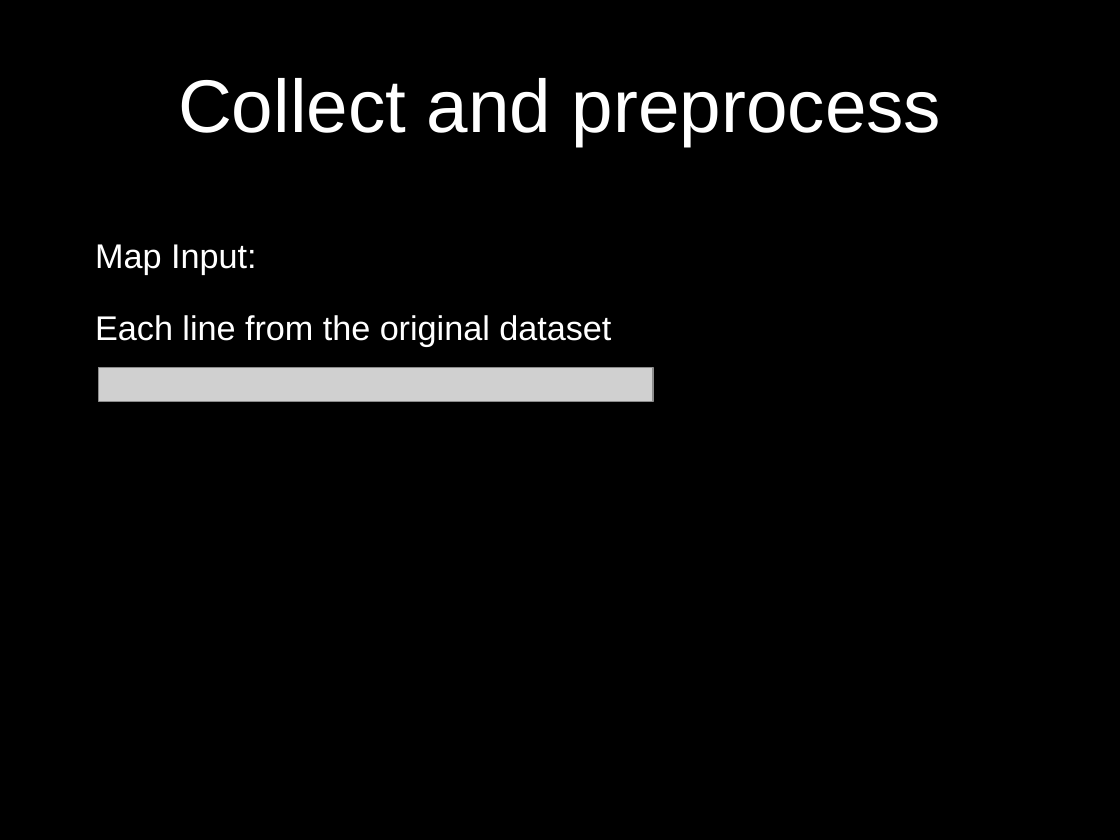
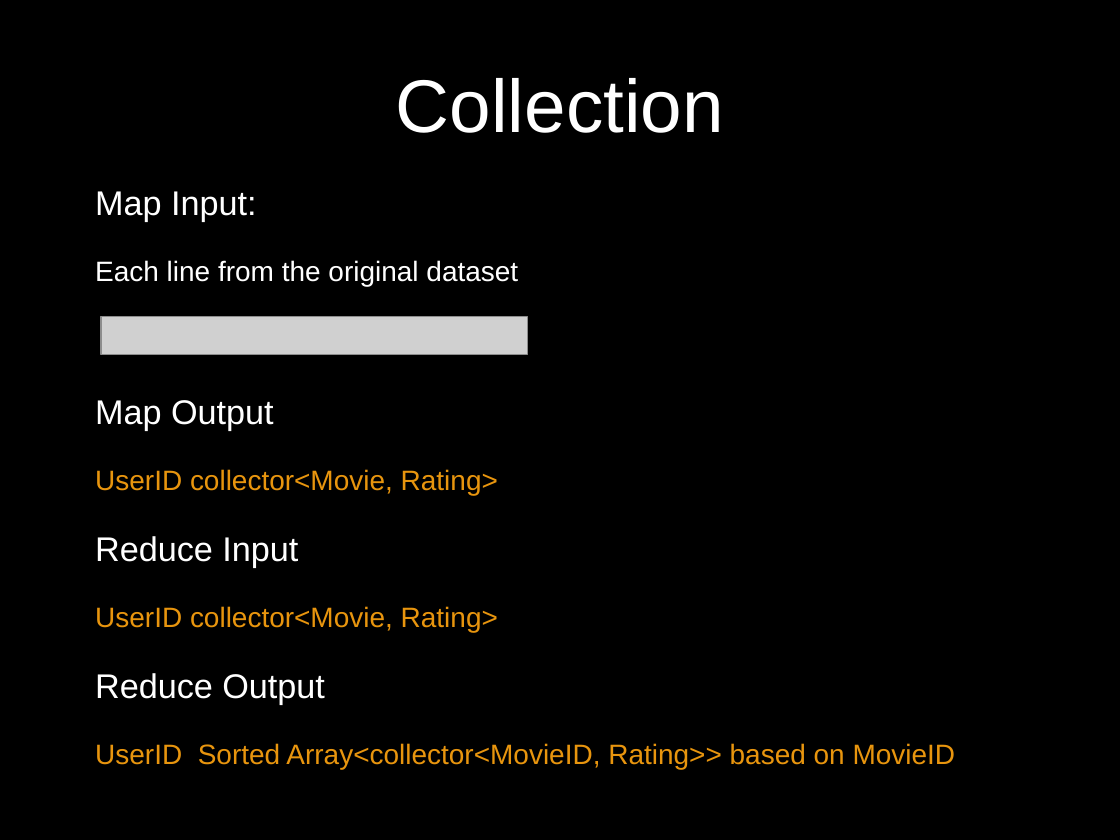
Before and after one commit to UCSBGauchos/MAE-data, a slide deck: slide 11 of Final Presentation.pptx. Drawn at 1120x840 pixels with LibreOffice and Linux fonts; fonts in the diff are those of the drawing; grey boxes stand for pictures; background and template pictures are left out. Boxes give left, top, right and bottom in pixels: in the first picture for what was removed or moved away, otherwise in the second. Text is boxed around its words. In the diff, an @@ line names an element or a change of style, - is before the commit and + after.

```diff
--- a/Final Presentation.pptx
+++ b/Final Presentation.pptx
@@ title at [396, 78, 724, 133]: text changed @@
-Collect and preprocess
+Collection
@@ text "Map Input:": place and size @@
-text "Map Input:" at [95, 244, 611, 347]
+text "Map Input:" at [95, 191, 956, 769]
@@ text at [95, 260, 518, 287]: size 22 to 18 pt in "Each line from the original dataset" @@
@@ picture added at [101, 317, 528, 355] @@
@@ picture removed at [99, 367, 653, 402] @@
@@ text at [95, 400, 956, 769]: paragraphs added @@
+Map Output
+UserID collector<Movie, Rating>
+Reduce Input
+UserID collector<Movie, Rating>
+Reduce Output
+UserID Sorted Array<collector<MovieID, Rating>> based on MovieID
```
Also in this commit, not shown: 2 other slides changed, 5 slides added.
